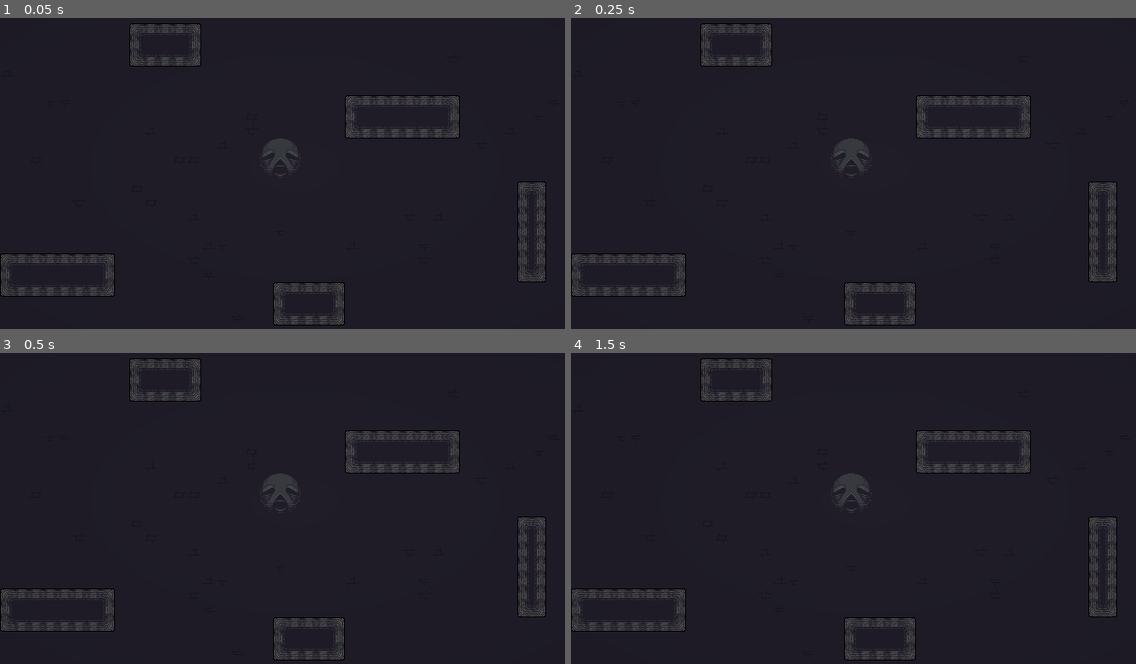
Above: before the commit, frames 1-4 (two rows, left to right).
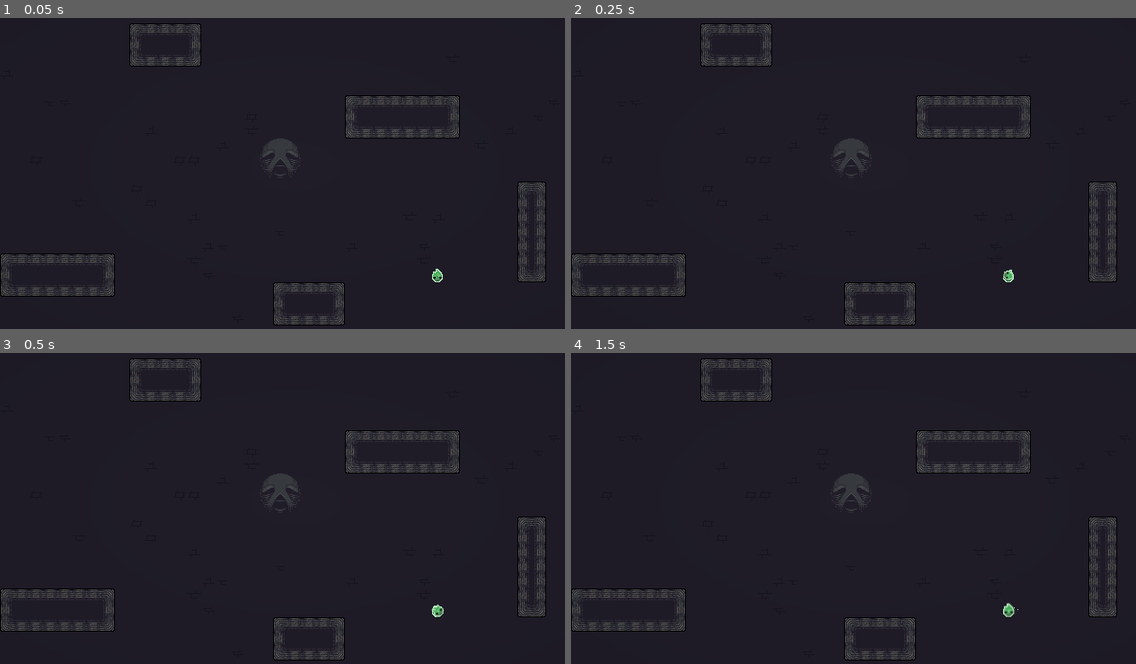
Above: after the commit, the same moments.

Repository: reniby/catfight
Game: Godot game, scene res://scenes/catfight.tscn
Two runs of this game, one before a commit and one after it. Both use one fixed random seed, a clock stepped at 60 frames per second and the inputs below. This scene is started directly instead of the project's main scene.
Inputs:
- Up to frame 1 (0.05 s): no input
- Up to frame 2 (0.25 s): no input
- Up to frame 3 (0.5 s): no input
- Up to frame 4 (1.5 s): tap Enter (dash_p4) at 0.5 s; hold Right (right_p1) 0.53-1.28 s; tap Shift (dash_p1) at 0.6 s; tap Escape (start) at 1.25 s; hold Down (down_p1) from 1.28 s (still down); tap Space (dash_p2) at 1.35 s

The runs differ from the first frame. In frame 1, less than 0.1% of the frame differs, in the area x 76-79%, y 80-85%; in frame 2, less than 0.1%; in frame 3, less than 0.1%; in frame 4, less than 0.1%, in the area x 76-80%, y 80-86%.

Commit message:
speed and smoke dash

Diff:
--- a/scenes/catfight.tscn
+++ b/scenes/catfight.tscn
@@ -1,12 +1,13 @@
 [gd_scene load_steps=14 format=4 uid="uid://bnycs8o7hatbv"]
 
-[ext_resource type="Script" path="res://scripts/catfight.gd" id="1_rkgal"]
-[ext_resource type="Shader" path="res://shaders/vignette.gdshader" id="4_3aryo"]
+[ext_resource type="Script" uid="uid://dpahu8oa4ca0d" path="res://scripts/catfight.gd" id="1_rkgal"]
+[ext_resource type="Shader" uid="uid://cbi3hddie2e4d" path="res://shaders/vignette.gdshader" id="4_3aryo"]
 [ext_resource type="Texture2D" uid="uid://k1qm2wm88ph4" path="res://assets/tile.png" id="4_a2phh"]
 [ext_resource type="Texture2D" uid="uid://foqgeyaiklu3" path="res://assets/floor.png" id="4_qth0n"]
 [ext_resource type="Texture2D" uid="uid://buaetky45hxls" path="res://assets/tile_proto.png" id="5_iimfw"]
 [ext_resource type="Texture2D" uid="uid://bj3llpwnetq6t" path="res://assets/tile_spawnpoint.png" id="6_5htqm"]
 [ext_resource type="Script" path="res://scripts/timer.gd" id="7_o0l6i"]
+[ext_resource type="Script" uid="uid://bxmk0hcf2ra47" path="res://scripts/timer.gd" id="7_o0l6i"]
 
 [sub_resource type="TileSetAtlasSource" id="TileSetAtlasSource_kjaxb"]
 texture = ExtResource("4_a2phh")
--- a/scenes/pickup.tscn
+++ b/scenes/pickup.tscn
@@ -72,5 +72,12 @@
 autoplay = "default"
 frame_progress = 0.0799927
 
+[node name="SpeedSprite" type="AnimatedSprite2D" parent="Sprites"]
+visible = false
+rotation = 3.14159
+sprite_frames = SubResource("SpriteFrames_0vmkb")
+autoplay = "default"
+frame_progress = 0.0799927
+
 [connection signal="body_entered" from="Area2D" to="." method="_on_area_2d_body_entered"]
 [connection signal="timeout" from="PickupTimer" to="." method="_on_coin_timer_timeout"]
--- a/scenes/player.tscn
+++ b/scenes/player.tscn
@@ -218,6 +218,10 @@
 
 [node name="DashTimer" type="Timer" parent="Timer"]
 
+[node name="SpeedTimer" type="Timer" parent="Timer"]
+wait_time = 3.0
+
 [connection signal="timeout" from="Timer/DeathTimer" to="." method="_on_death_timer_timeout"]
 [connection signal="timeout" from="Timer/ITimer" to="." method="_on_i_timer_timeout"]
 [connection signal="timeout" from="Timer/DashTimer" to="." method="_on_dash_timer_timeout"]
+[connection signal="timeout" from="Timer/SpeedTimer" to="." method="_on_speed_timer_timeout"]
--- a/scripts/catfight.gd
+++ b/scripts/catfight.gd
@@ -1,6 +1,6 @@
 extends Node2D
 
-@export var pickup_scnene: PackedScene = preload("res://scenes/pickup.tscn")
+@export var pickup_scene: PackedScene = preload("res://scenes/pickup.tscn")
 @onready var player_scores: Array[Label] = [$Labels/P1, $Labels/P2, $Labels/P3, $Labels/P4]
 
 var player_scene: PackedScene = preload("res://scenes/player.tscn")
@@ -13,13 +13,16 @@
 ]
 
 func _ready():
+	var child = pickup_scene.instantiate()
+	child.pickup_type = "Speed"
+	add_child(child)
 	for i in range(Globals.numPlayers-1):
-		var child = pickup_scnene.instantiate()
+		child = pickup_scene.instantiate()
 		child.pickup_type = "Coin"
 		add_child(child)
 	for i in range(len(Globals.players)):
 		if Globals.players[i]:
-			var child = player_scene.instantiate()
+			child = player_scene.instantiate()
 			child.player = i
 			add_child(child)
 			child.global_position = player_positions[i]
--- a/scripts/coin.gd
+++ b/scripts/coin.gd
@@ -9,6 +9,7 @@
 @onready var particles: CPUParticles2D = $AmbientParticles
 
 @onready var coin_sprite: AnimatedSprite2D = $Sprites/CoinSprite
+@onready var speed_sprite: AnimatedSprite2D = $Sprites/SpeedSprite
 @onready var pickup_timer: Timer = $PickupTimer
 @onready var pickup_behavior: Callable
 
@@ -19,6 +20,10 @@
 		sprite = coin_sprite
 		pickup_timer.wait_time = 1
 		pickup_behavior = Callable(self, "coin_behavior")
+	elif pickup_type == "Speed":
+		sprite = speed_sprite
+		pickup_timer.wait_time = 5
+		pickup_behavior = Callable(self, "speed_behavior")
 	sprite.visible = true
 	choose_location()
 
@@ -27,7 +32,7 @@
 
 	for body in area.get_overlapping_bodies():
 		if body is CharacterBody2D:
-			pickup_behavior.call(body.player)
+			pickup_behavior.call(body)
 			pickup_timer.start()
 
 		sprite.visible = false
@@ -57,5 +62,9 @@
 	var y = rng.randf_range(-max_y / 2, max_y / 2)
 	position = Vector2(x, y)
 
-func coin_behavior(player):
-	Globals.scores[player] += 1
+func coin_behavior(playerBody):
+	Globals.scores[playerBody.player] += 1
+
+func speed_behavior(playerBody):
+	playerBody.speed_timer.start()
+	playerBody.curr_speed += 250
--- a/scripts/player.gd
+++ b/scripts/player.gd
@@ -6,15 +6,19 @@
 @export var player: int
 @onready var death_timer: Timer = $Timer/DeathTimer
 @onready var i_timer: Timer = $Timer/ITimer
+@onready var dash_timer: Timer = $Timer/DashTimer
+@onready var speed_timer: Timer = $Timer/SpeedTimer
+
 @onready var camera = $"../Camera2D"
 @onready var anim: AnimatedSprite2D = $Anim
 @onready var collision_shape: CollisionShape2D = $CollisionShape2D
-@onready var dash_timer: Timer = $Timer/DashTimer
 @onready var particles: CPUParticles2D = $CPUParticles2D
 @onready var hit_particles: CPUParticles2D = $HitParticles
 @onready var shadow_anim: AnimatedSprite2D = $Shadow
 @onready var tail_scene = preload("res://scenes/trail.tscn")
 @onready var can_drop_tail = true
+@onready var curr_speed: int = SPEED
+@onready var invincible: bool = false
 
 
 var tail_obst: Line2D
@@ -102,7 +106,7 @@
 	move_and_slide()
 	if get_last_slide_collision() != null and get_last_slide_collision().get_collider() is CharacterBody2D:
 		var collision = get_last_slide_collision()
-		velocity = Vector2(cos(get_angle_to(collision.get_position()) - 3*PI/4), sin(get_angle_to(collision.get_position()) - 3*PI/4)).normalized() * SPEED * 1.2
+		velocity = Vector2(cos(get_angle_to(collision.get_position()) - 3*PI/4), sin(get_angle_to(collision.get_position()) - 3*PI/4)).normalized() * curr_speed * 1.2
 		hit_particles.global_position = collision.get_position()
 		hit_particles.restart()
 	particles.rotation = anim.rotation + PI/2
@@ -119,13 +123,14 @@
 func player_controller(delta):
 	var direction = Input.get_vector(character_input[player]["left"], character_input[player]["right"], character_input[player]["up"], character_input[player]["down"])
 	if direction:
-		velocity = velocity.lerp(direction * SPEED, 5*delta)
+		velocity = velocity.lerp(direction * curr_speed, 5*delta)
 	else:
 		velocity = velocity.lerp(Vector2(0,0), 5 * delta)
 	if Input.is_action_just_pressed(character_input[player]["dash"]) and can_dash:
-		velocity = Vector2(cos(anim.rotation - PI/2), sin(anim.rotation - PI/2)).normalized() * SPEED * 5
+		velocity = Vector2(cos(anim.rotation - PI/2), sin(anim.rotation - PI/2)).normalized() * curr_speed * 5
 		can_dash = false
 		dash_timer.start()
+		invincible = true
 		var tween = get_tree().create_tween()
 		tween.tween_property(anim, "modulate", Color.RED, 0.5)
 		tween.tween_property(anim, "modulate", Color(character_skin[player]['color']), 0.5)
@@ -145,9 +150,6 @@
 	for coll in trail.shapes:
 		coll.queue_free()
 		trail.shapes = []
-
-
-
 
 func _on_death_timer_timeout() -> void:
 	position.x = 0
@@ -164,9 +166,10 @@
 
 func _on_dash_timer_timeout() -> void:
 	can_dash = true
+	invincible = false
 
 func _on_area_2d_body_entered(body: Node2D) -> void:
-	if body is CharacterBody2D and get_parent().player != body.player:
+	if body is CharacterBody2D and get_parent().player != body.player and not invincible:
 		body.death()
 
 func tail_drop():
@@ -237,3 +240,5 @@
 			tail_obst.queue_free()
 
 		pass
+func _on_speed_timer_timeout() -> void:
+	curr_speed = SPEED
Not shown: 1 places in scenes/menu.tscn that only renumber resources
Not shown: 2 places in scenes/pickup.tscn that only renumber resources
